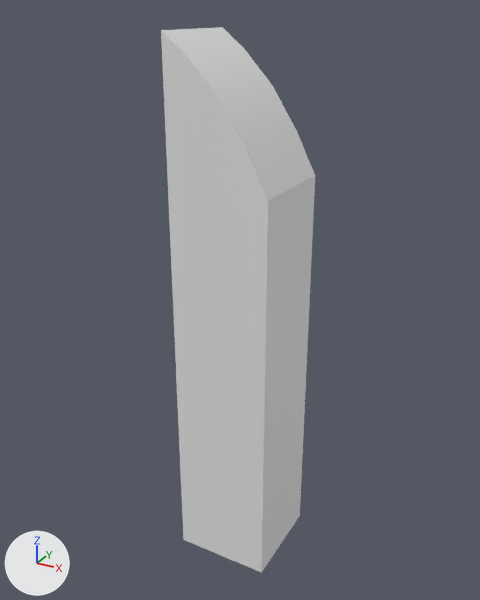
Renders of the FBX model Pitch_Prototype/Assets/Prefabs/Finalized Assets/Original Assets/Building3.fbx from each side of a commit.
Both versions are drawn from a 50 mm lens placed at (130.0, -239.0, 144.0), pointed at (-2.0, 1.0, 24.0). Every picture has the same lights, and +X, +Y and +Z are marked at lower left. Materials are left out; every surface is plain grey.
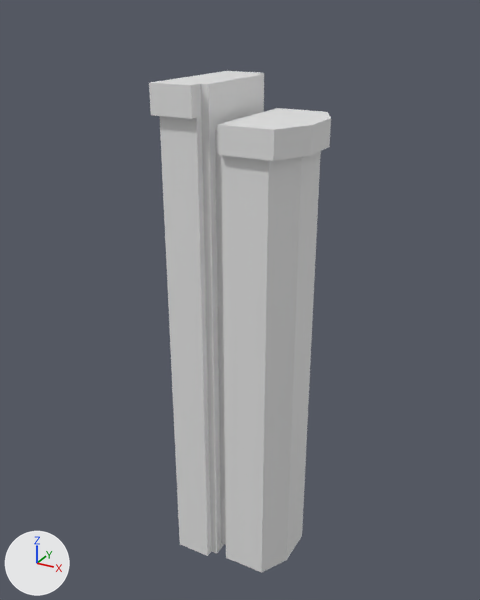
Boxes [x1, y1, x2, y2] around the edits, measured in the pictures (480 x 600 px):
```json
{"object": "Cube.033", "change": "reshaped", "before": [161, 27, 315, 573], "after": [149, 71, 331, 573], "on screen": "18% wider, 8% shorter"}
```

Edits to the scene script, one JSON object a line:
```json
{"block": "me_cube_046", "where": "# used by ob_cube_033; location = (0.0, 0.0, 0.0)"}
{"op": "remove", "block": "me_cube_046", "code": "me_cube_046.from_pydata(...)  # 20 vertices, 15 faces; spans x -22.0..22.0, y -22.0..22.0, z -105.0..137.0"}
{"op": "add", "block": "me_cube_046", "code": "me_cube_046.from_pydata(...)  # 74 vertices, 67 faces; spans x -24.0..33.0, y -29.0..29.0, z -105.0..119.0"}
{"block": "me_cube_046", "change": "me_cube_046 part 1"}
{"block": "me_cube_046", "change": "18 vertices are removed from x -22.0..22.0, y -22.0..22.0, z -105.0..137.0"}
{"block": "me_cube_046", "change": "15 faces are deleted"}
{"block": "me_cube_046", "change": "38 vertices are added at x -24.0..33.0, y -29.0..29.0, z -105.0..107.0"}
{"block": "me_cube_046", "change": "12 new vertices lie (0.0, 0.0, 11.0) away from vertices in x -3.0..33.0, y -25.0..25.0, z 91.0..94.0"}
{"block": "me_cube_046", "change": "10 new vertices lie (0.0, 0.0, 12.0) away from vertices in x -24.0..-3.0, y -29.0..29.0, z 107.0"}
{"block": "me_cube_046", "change": "6 new vertices lie (0.0, 0.0, -212.0) away from vertices in x -6.0..-3.0, y -26.0..26.0, z 107.0"}
{"block": "me_cube_046", "change": "6 new vertices lie (-16.0, 0.0, 0.0) away from vertices in x -6.0, y -26.0..26.0, z -105.0..119.0"}
{"block": "me_cube_046", "change": "67 new faces join them"}
```
